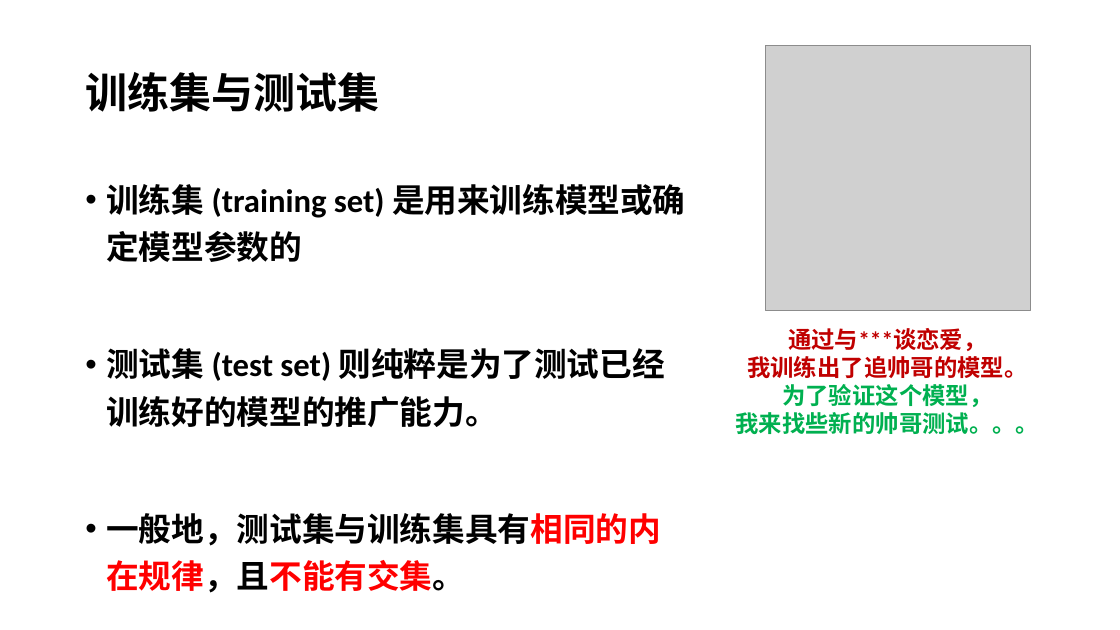
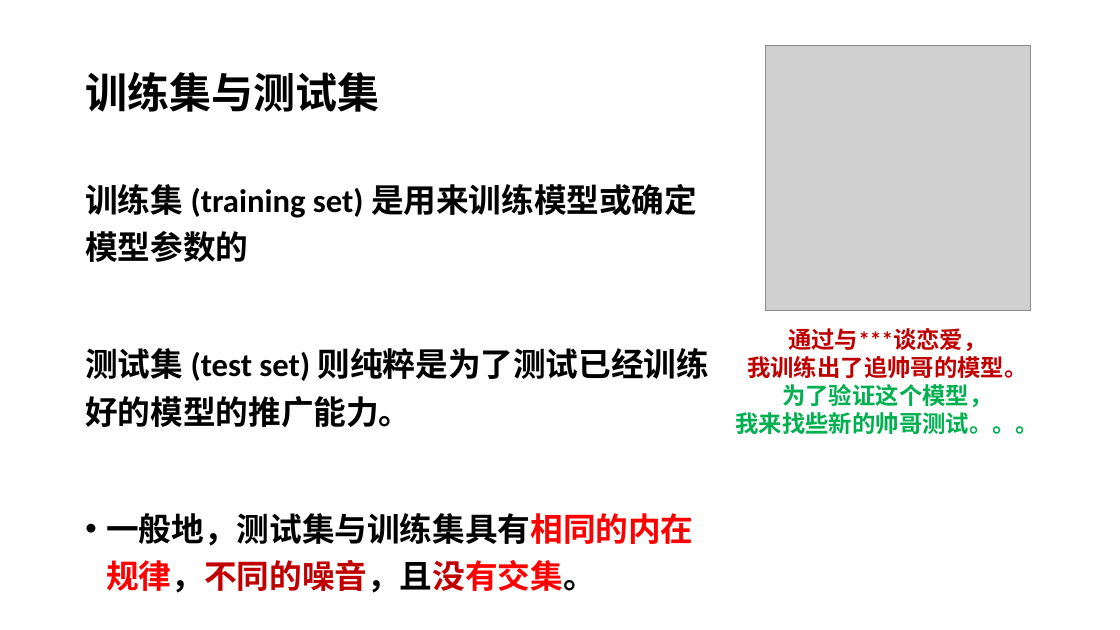
Before and after one commit to xiaodongli1986/teaching_AI, a slide deck: slide 4 of week5_ml_concepts.pptx. Drawn at 1120x630 pixels with LibreOffice and Linux fonts; fonts in the diff are those of the drawing; grey boxes stand for pictures. Boxes give left, top, right and bottom in pixels: in the first picture for what was removed or moved away, otherwise in the second. Text is boxed around its words. In the diff, an @@ line names an element or a change of style, - is before the commit and + after.

Commit message:
minor changes

```diff
--- a/week5_ml_concepts.pptx
+++ b/week5_ml_concepts.pptx
@@ text at bbox=[85, 184, 709, 427]: bullet • to none @@
@@ text at bbox=[106, 513, 693, 593]: text changed @@
-• 一般地，测试集与训练集具有相同的内在规律，且不能有交集。
+• 一般地，测试集与训练集具有相同的内在规律，不同的噪音，且没有交集。
```
Also in this commit, not shown: 1 other slide changed.
